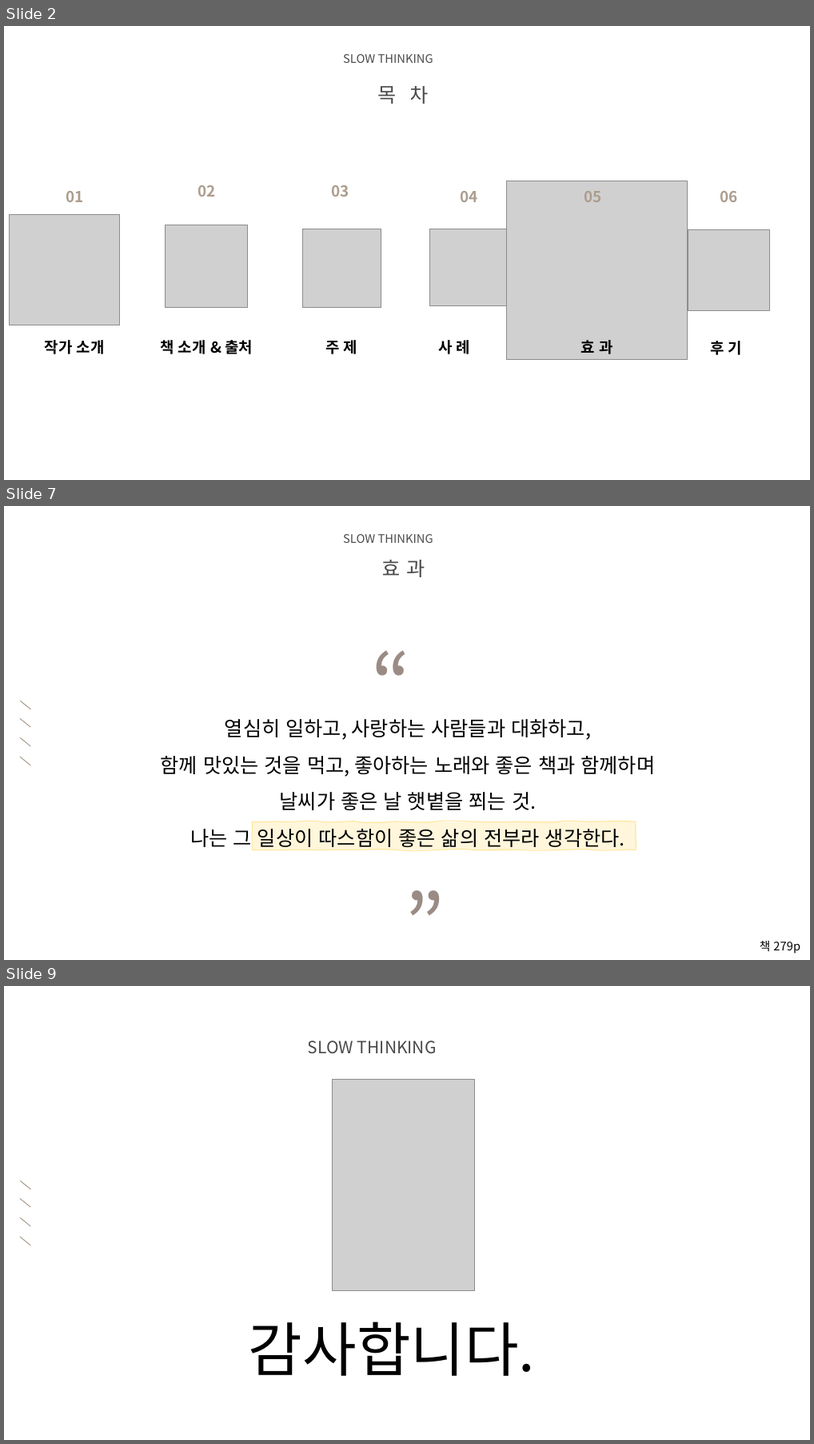
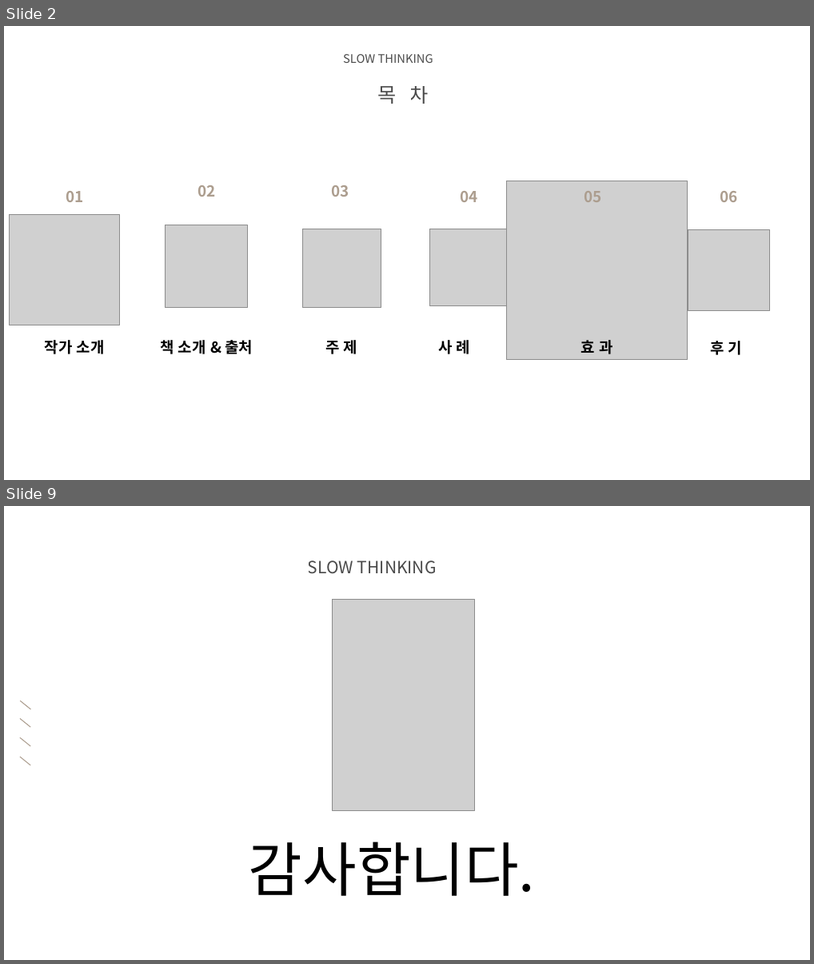
Before and after one commit to audgks5551/ppt, a slide deck: 2조.pptx. Shown one above the other, each under a label of ours: slides 2, 7 and 9 before the commit, slides 2 and 9 after it; the slides between them are not shown. The pictures are 814x1444 and 814x964 pixels, drawn with LibreOffice and Linux fonts; fonts in the diff are those of the drawing; grey boxes stand for pictures; background and template pictures are left out. Boxes give left, top, right and bottom in pixels: in the first picture for what was removed or moved away, otherwise in the second. Text is boxed around its words. In the diff, an @@ line names an element or a change of style, - is before the commit and + after.

```diff
--- a/2조.pptx
+++ b/2조.pptx
@@ slide 7 removed at bbox=[4, 506, 810, 960], background picture (left out) @@
@@ text removed at bbox=[343, 534, 434, 543] @@
-SLOW THINKING
@@ text removed at bbox=[382, 560, 425, 577] @@
-효 과
@@ text removed at bbox=[346, 629, 437, 737] @@
-“
@@ group removed at bbox=[20, 700, 30, 765]: 4 lines @@
@@ text removed at bbox=[161, 719, 656, 851] @@
-열심히 일하고, 사랑하는 사람들과 대화하고,
-함께 맛있는 것을 먹고, 좋아하는 노래와 좋은 책과 함께하며
-날씨가 좋은 날 햇볕을 쬐는 것.
-나는 그 일상이 따스함이 좋은 삶의 전부라 생각한다.
@@ freeform shape removed at bbox=[253, 821, 636, 850] @@
@@ text removed at bbox=[377, 869, 474, 960] @@
-”
@@ text removed at bbox=[760, 940, 801, 953] @@
-책 279p
```
Also in this commit, not shown: 3 slides changed, 3 slides added, 2 other slides removed.
